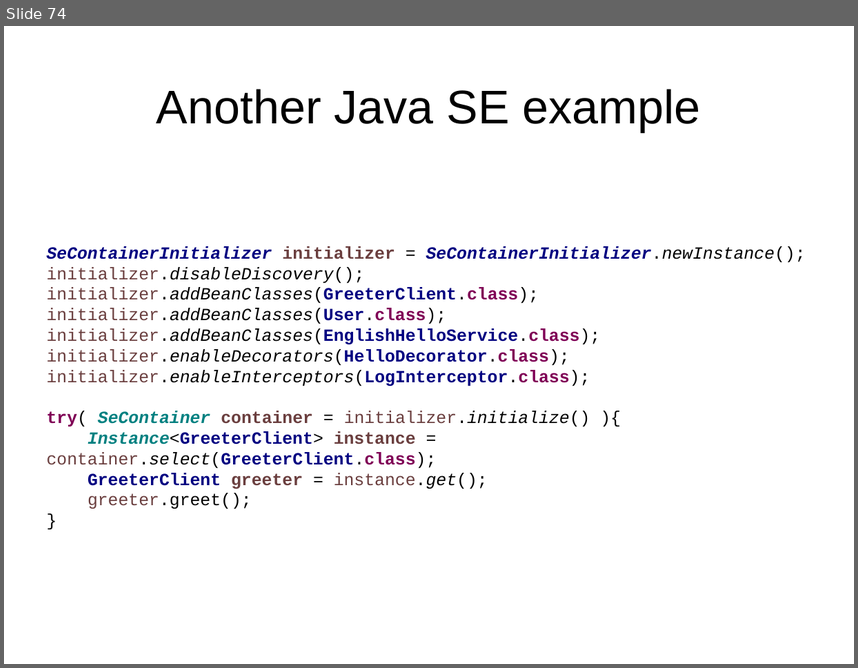
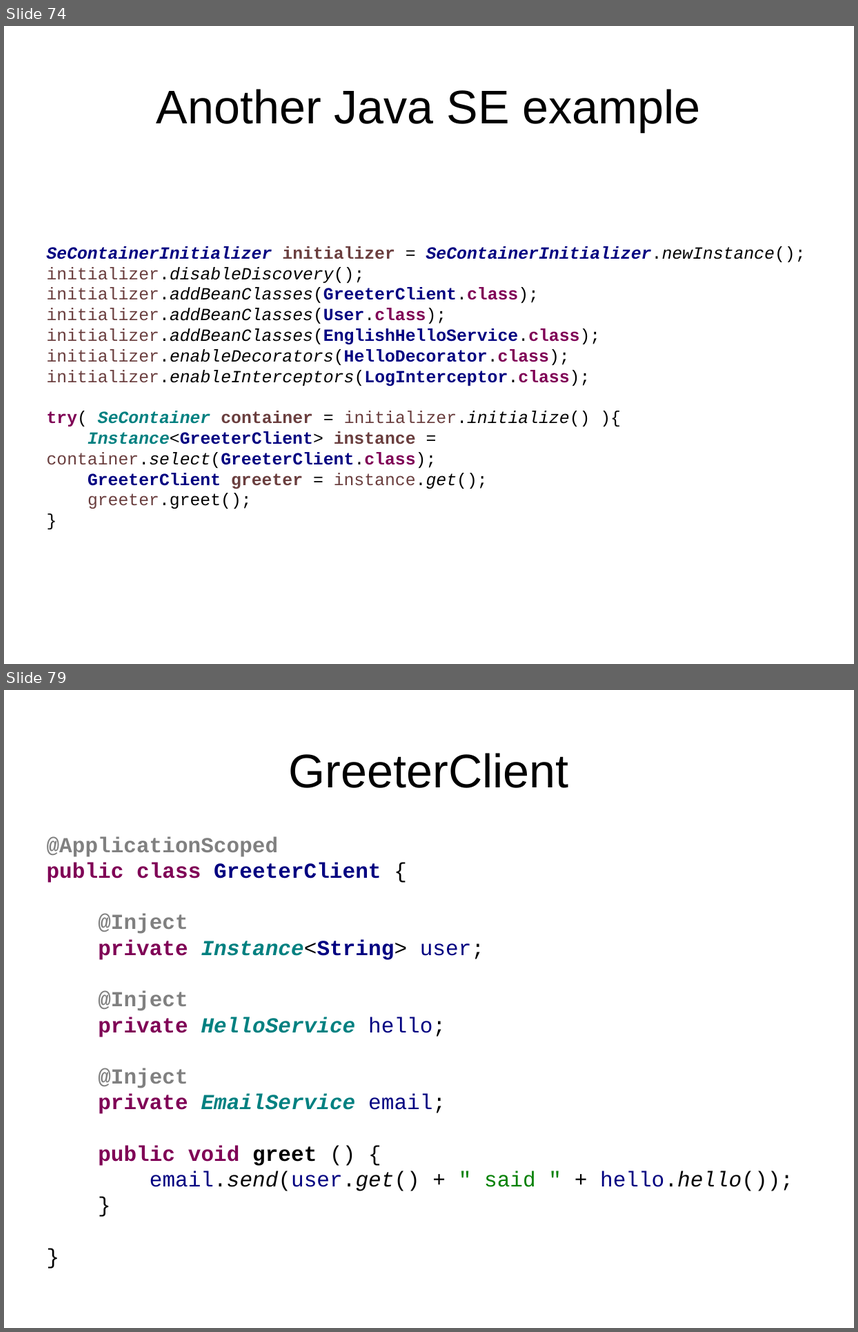
Before and after one commit to FrigoCoder/CDI, a slide deck: CDI.odp. Shown one above the other, each under a label of ours: slide 74 before the commit, slides 74 and 79 after it; the slides between them are not shown. The pictures are 858x668 and 858x1332 pixels, drawn with LibreOffice and Linux fonts; fonts in the diff are those of the drawing. Boxes give left, top, right and bottom in pixels: in the first picture for what was removed or moved away, otherwise in the second. Text is boxed around its words. In the diff, an @@ line names an element or a change of style, - is before the commit and + after.

```diff
--- a/CDI.odp
+++ b/CDI.odp
@@ slide 79 added at (4,690,854,1328), background #FFFFFF @@
@@ title added at (289,753,569,788), 44 pt, text #000000 @@
+GreeterClient
@@ text added at (47,836,793,1191), 20 pt, text #000080, bold @@
+@ApplicationScoped
+public class GreeterClient {
+@Inject
+private Instance<String> user;
+@Inject
+private HelloService hello;
+@Inject
+private EmailService email;
+public void greet () {
+email.send(user.get() + " said " + hello.hello());
+}
+}
```
Also in this commit, not shown: 5 other slides added, 4 other files.
